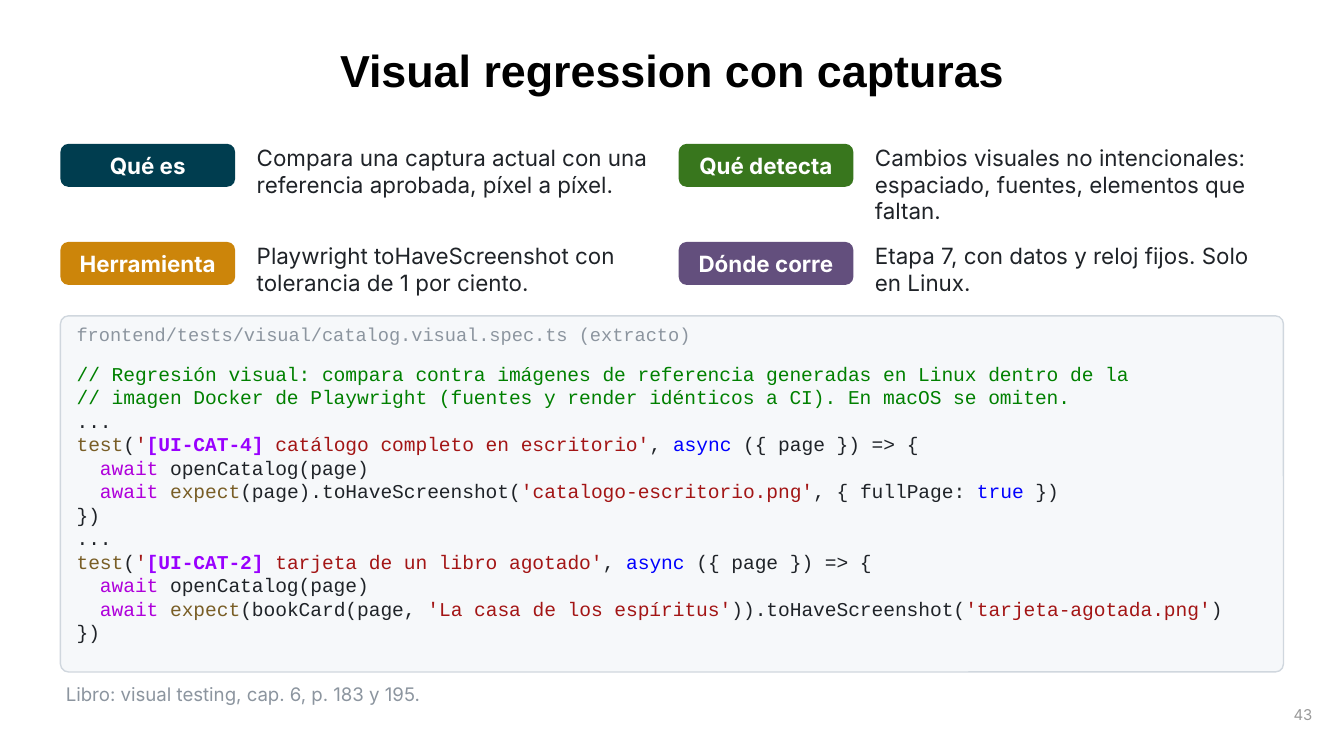
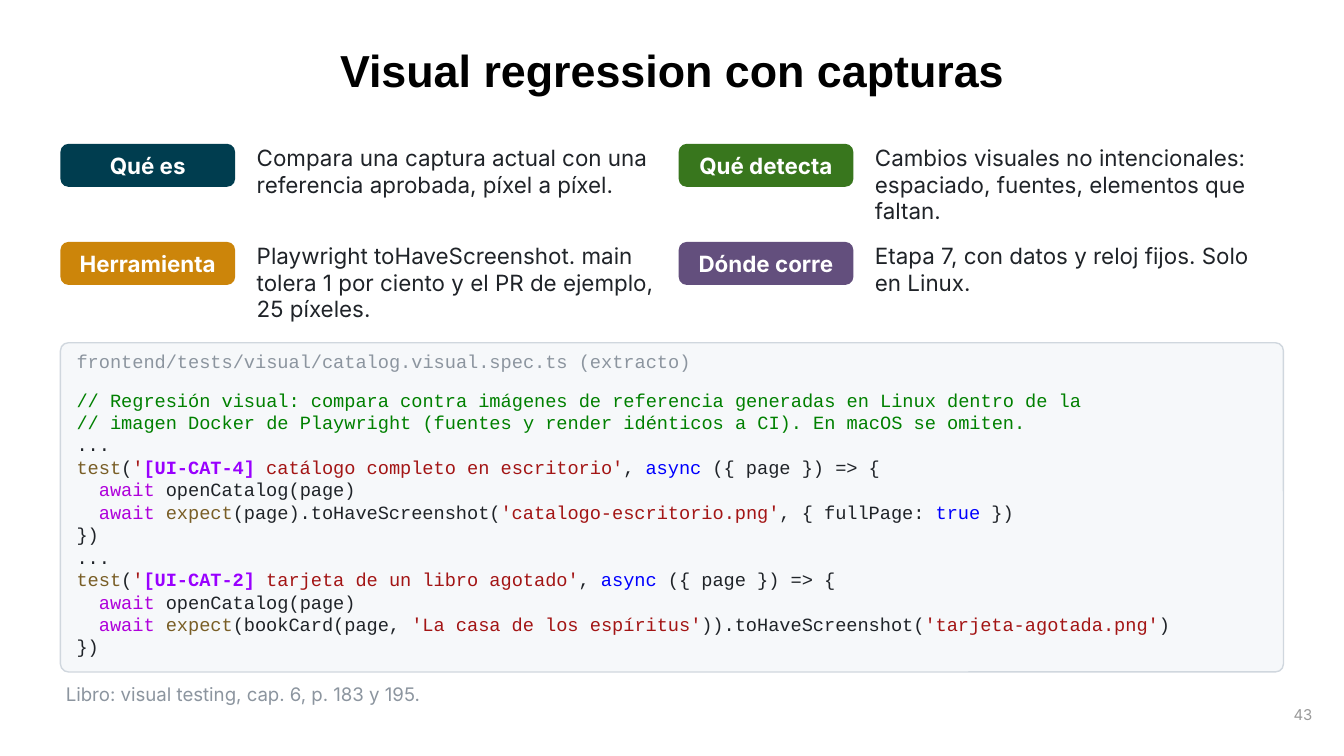
Before and after one commit to UC-IIC-3143-Software-Development/full_stack_testing, a slide deck: slide 43 of docs/presentacion/Full-Stack-Testing-IA-DevSecOps.pptx. Drawn at 1344x756 pixels with LibreOffice and Linux fonts; fonts in the diff are those of the drawing. Boxes give left, top, right and bottom in pixels: in the first picture for what was removed or moved away, otherwise in the second. Text is boxed around its words. In the diff, an @@ line names an element or a change of style, - is before the commit and + after.

```diff
--- a/docs/presentacion/Full-Stack-Testing-IA-DevSecOps.pptx
+++ b/docs/presentacion/Full-Stack-Testing-IA-DevSecOps.pptx
@@ text at bbox=[257, 247, 653, 322]: text changed @@
-Playwright toHaveScreenshot con tolerancia de 1 por ciento.
+Playwright toHaveScreenshot. main tolera 1 por ciento y el PR de ejemplo, 25 píxeles.
@@ rounded rectangle: place and size @@
-rounded rectangle at bbox=[60, 316, 1284, 672]
+rounded rectangle at bbox=[60, 343, 1284, 672]
@@ rounded rectangle at bbox=[60, 343, 1284, 672]: proportions changed @@
@@ text "frontend/tests/visual/catalog.visual.spec.ts (extracto)": place and size @@
-text "frontend/tests/visual/catalog.visual.spec.ts (extracto)" at bbox=[77, 328, 691, 345]
+text "frontend/tests/visual/catalog.visual.spec.ts (extracto)" at bbox=[77, 355, 691, 372]
@@ text "// Regresión visual: compara contra ...": place and size @@
-text "// Regresión visual: compara contra ..." at bbox=[77, 367, 1222, 620]
+text "// Regresión visual: compara contra ..." at bbox=[77, 394, 1170, 635]
@@ text "// Regresión visual: compara contra ..." at bbox=[77, 394, 1170, 635]: size 10.5 to 10 pt @@
```
Also in this commit, not shown: 3 other slides changed, 3 slides added, 1 slide removed, 5 other files.
